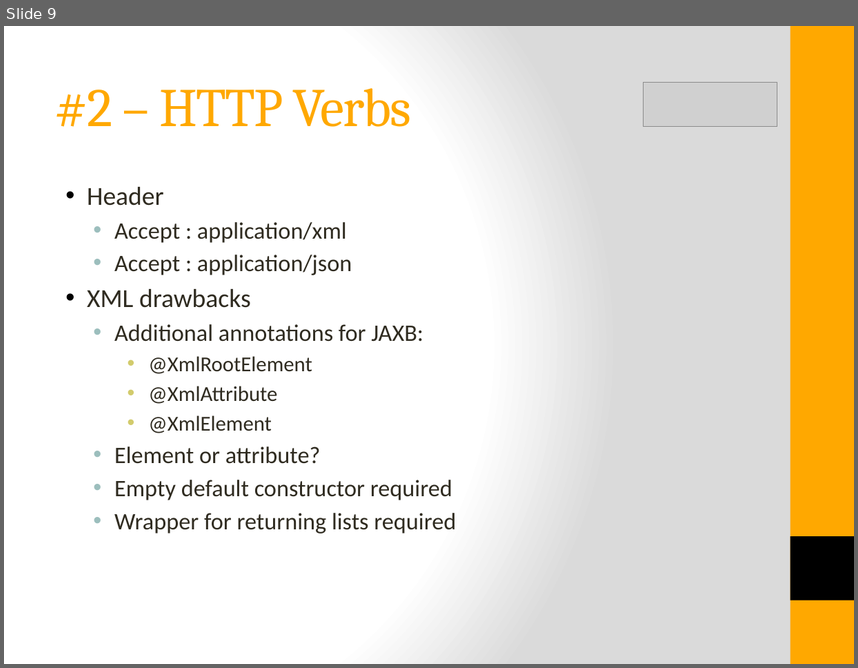
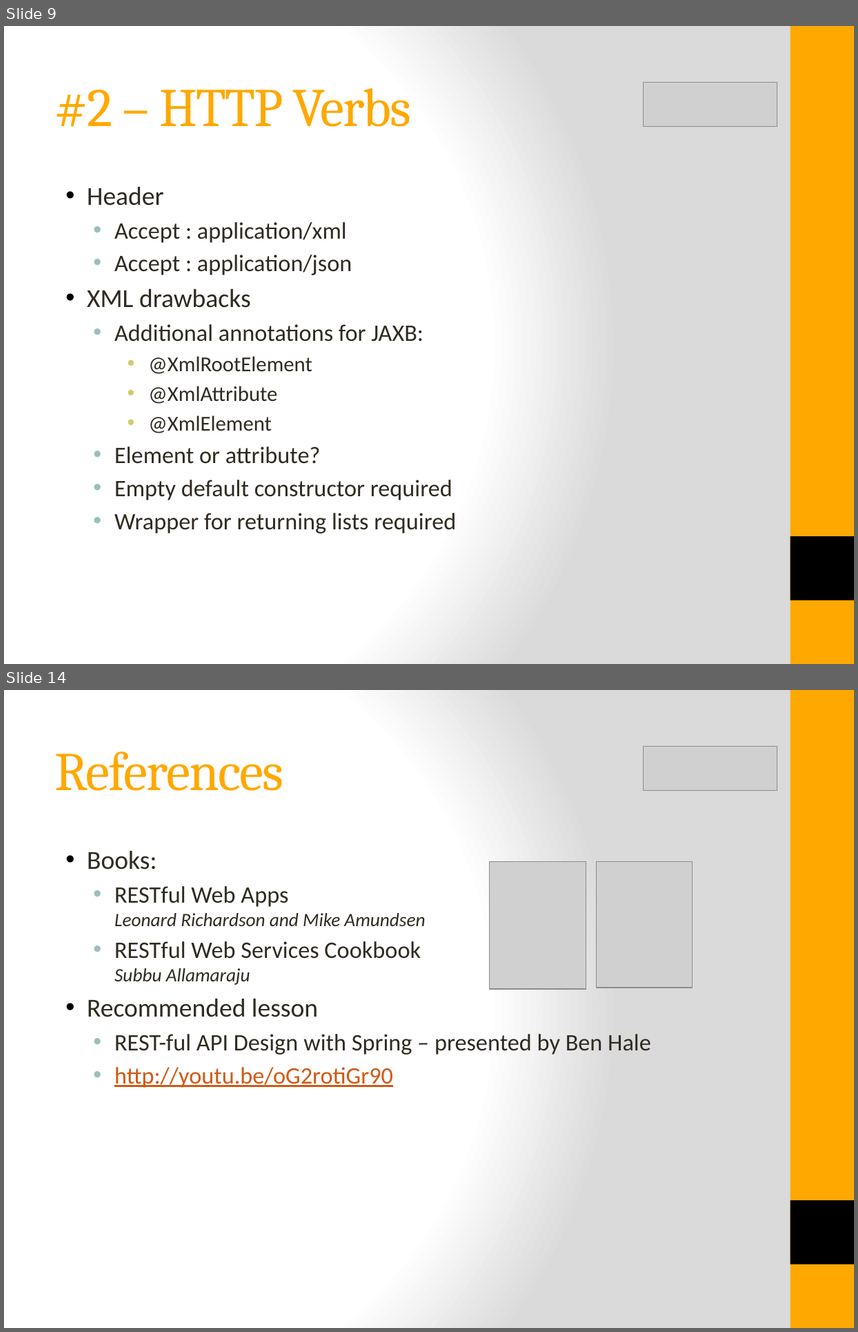
Before and after one commit to istibekesi/my-restful-api, a slide deck: doc/RESTful API Design.pptx. Shown one above the other, each under a label of ours: slide 9 before the commit, slides 9 and 14 after it; the slides between them are not shown. The pictures are 858x668 and 858x1332 pixels, drawn with LibreOffice and Linux fonts; fonts in the diff are those of the drawing; grey boxes stand for pictures. Boxes give left, top, right and bottom in pixels: in the first picture for what was removed or moved away, otherwise in the second. Text is boxed around its words. In the diff, an @@ line names an element or a change of style, - is before the commit and + after.

```diff
--- a/doc/RESTful API Design.pptx
+++ b/doc/RESTful API Design.pptx
@@ slide 14 added at <box>4,690,854,1328</box>, background gradient #FFFFFF to #DADADA; not listed: 2 template elements that a slide beside it also shows @@
@@ title added at <box>55,751,284,791</box>, 46 pt, text #FFA800 @@
+References
@@ picture added at <box>643,746,777,791</box> @@
@@ text added at <box>87,851,651,1087</box>, 20 pt, text #2F2B20 @@
+• Books:
+  • RESTful Web Apps
+    Leonard Richardson and Mike Amundsen
+  • RESTful Web Services Cookbook
+    Subbu Allamaraju
+• Recommended lesson
+  • REST-ful API Design with Spring – presented by Ben Hale
+  • http://youtu.be/oG2rotiGr90
@@ picture added at <box>489,862,586,989</box> @@
@@ picture added at <box>597,862,693,987</box> @@
```
Also in this commit, not shown: 2 slides changed, 3 other slides added, 4 other files.
